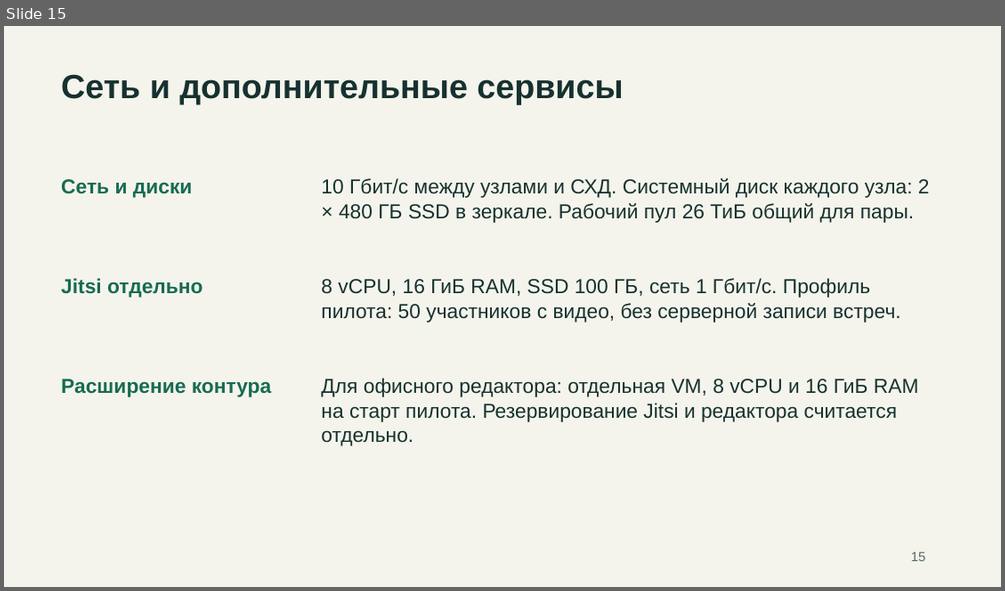
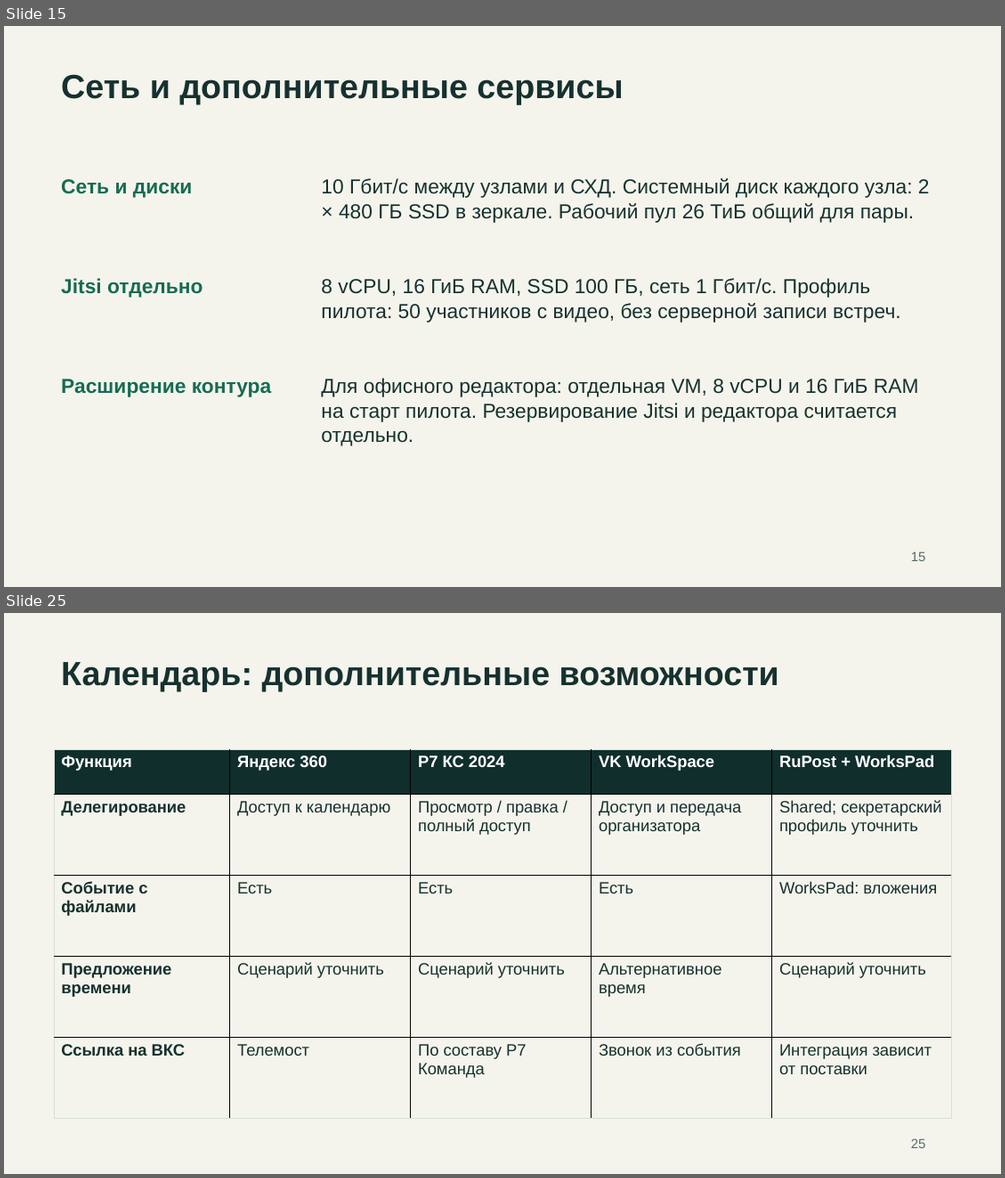
Before and after one commit to rkislov/tayga-mail-server, a slide deck: docs/presentations/tayga-competitors-2026-11-19.pptx. Shown one above the other, each under a label of ours: slide 15 before the commit, slides 15 and 25 after it; the slides between them are not shown. The pictures are 1005x591 and 1005x1178 pixels, drawn with LibreOffice and Linux fonts; fonts in the diff are those of the drawing. Boxes give left, top, right and bottom in pixels: in the first picture for what was removed or moved away, otherwise in the second. Text is boxed around its words. In the diff, an @@ line names an element or a change of style, - is before the commit and + after.

```diff
--- a/docs/presentations/tayga-competitors-2026-11-19.pptx
+++ b/docs/presentations/tayga-competitors-2026-11-19.pptx
@@ slide 25 added at (x1=4, y1=613, x2=1001, y2=1174), background #F4F4EC @@
@@ text added at (x1=61, y1=662, x2=779, y2=692), 32.2 pt, text #16312F, bold @@
+Календарь: дополнительные возможности
@@ table added at (x1=54, y1=749, x2=952, y2=1119), 5 rows, 5 columns @@
+Функция | Яндекс 360 | Р7 КС 2024 | VK WorkSpace | RuPost + WorksPad
+Делегирование | Доступ к календарю | Просмотр / правка / полный доступ | Доступ и передача организатора | Shared; секретарский профиль уточнить
+Событие с файлами | Есть | Есть | Есть | WorksPad: вложения
+Предложение времени | Сценарий уточнить | Сценарий уточнить | Альтернативное время | Сценарий уточнить
+Ссылка на ВКС | Телемост | По составу Р7 Команда | Звонок из события | Интеграция зависит от поставки
@@ text added at (x1=911, y1=1138, x2=926, y2=1148), 12.8 pt, text #566C69 @@
+25
```
Also in this commit, not shown: 3 slides changed, 17 other slides added, 2 other files.
